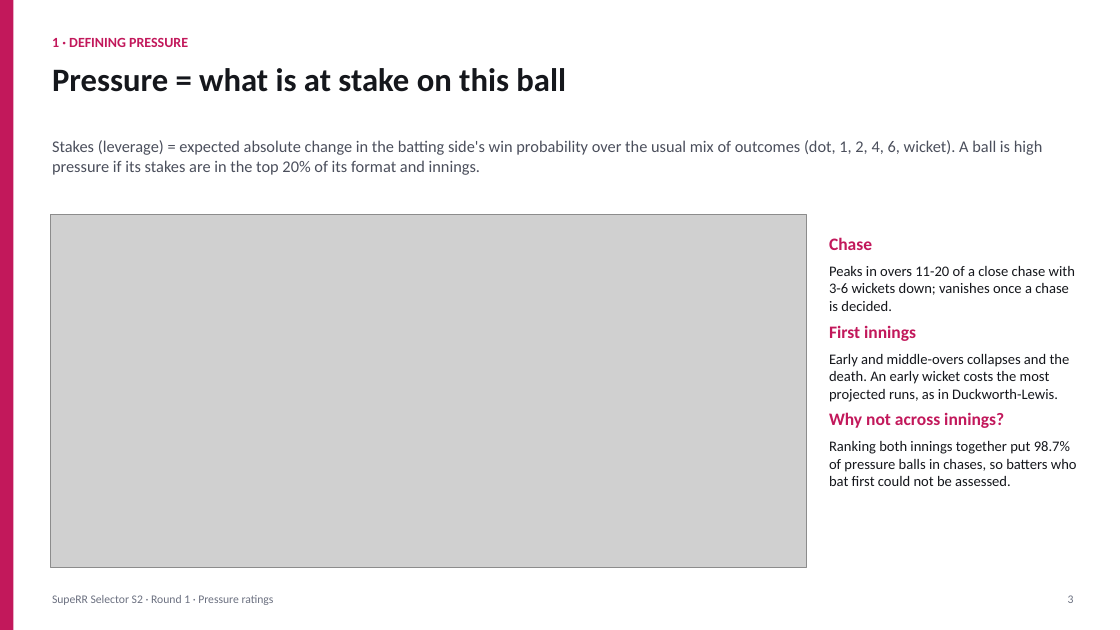
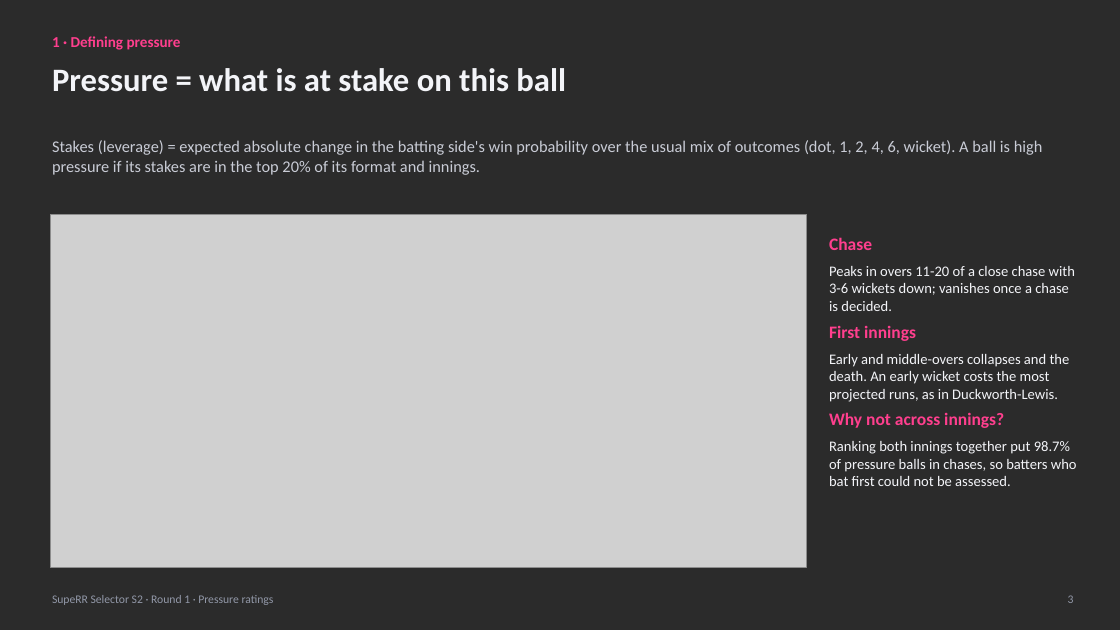
Before and after one commit to dhruvsharma06-web/Rajasthan-Royals, a slide deck: slide 3 of outputs/report/SupeRR_Selector_Pressure_Ratings.pptx. Drawn at 1120x630 pixels with LibreOffice and Linux fonts; fonts in the diff are those of the drawing; grey boxes stand for pictures; background and template pictures are left out; a plain dark background stands for a picture behind light text. Boxes give left, top, right and bottom in pixels: in the first picture for what was removed or moved away, otherwise in the second. Text is boxed around its words. In the diff, an @@ line names an element or a change of style, - is before the commit and + after.

```diff
--- a/outputs/report/SupeRR_Selector_Pressure_Ratings.pptx
+++ b/outputs/report/SupeRR_Selector_Pressure_Ratings.pptx
@@ background #FFFFFF to picture (left out) @@
@@ rectangle removed at box(0, 0, 13, 630) @@
@@ text "Pressure = what is at ..." at box(52, 68, 566, 92): text colour #15171C to #F3F4F8 @@
@@ text at box(52, 36, 181, 50): text changed; size 12 to 13 pt; text colour #C2185B to #FF3F8E @@
-1 · DEFINING PRESSURE
+1 · Defining pressure
@@ text "Stakes (leverage) = expected absolute ..." at box(52, 140, 1043, 175): text colour #4B4F5C to #C9CCD6 @@
@@ text "Chase" at box(829, 237, 1077, 486): text colour #C2185B to #FF3F8E in "Chase", "First innings", "Why not across innings?"; text colour #15171C to #F3F4F8 in "Peaks in overs 11-20 of a close ...", "Early and middle-overs collapses and the death. ...", "Ranking both innings together put 98.7% of ..." @@
@@ text "SupeRR Selector S2 · Round ..." at box(52, 595, 274, 605): text colour #6B7080 to #9298A8 @@
@@ text "3" at box(1068, 595, 1074, 603): text colour #6B7080 to #9298A8 @@
```
Also in this commit, not shown: 12 other slides changed, 15 other files.
